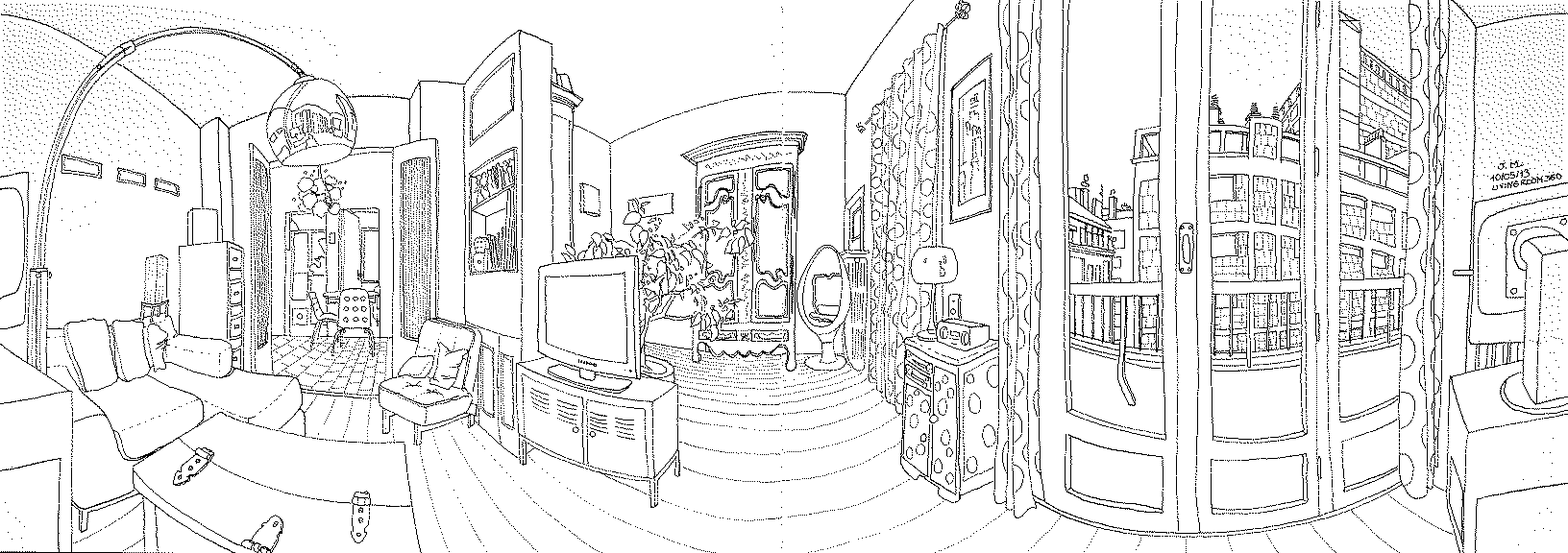
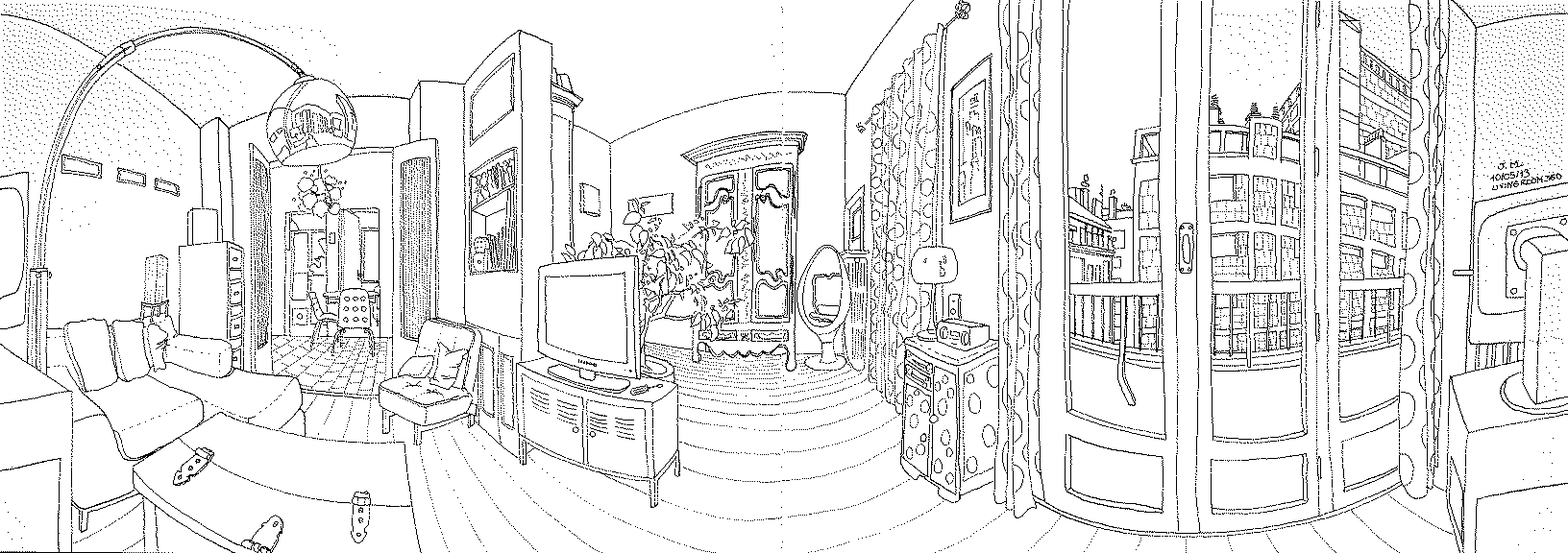
Layer changes from the first 1568px x 553px image to the second:
added layer "screwdriver 36x12" above "room 1632x576" over <box>630,384,663,396</box>
renamed "room-original.jpg" to "room 1632x576", painted on it over <box>627,379,678,404</box>
